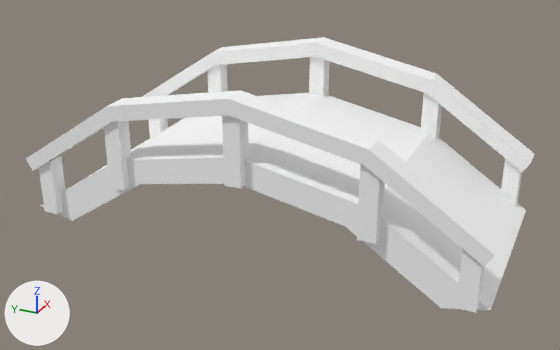
The glTF model assets/synty/simple_fantasy/models/SF_Bld_Elven_Bridge_01.glb: old version first, new version second.
Before and after are seen from a camera (50 mm lens) standing at (-0.0777, -0.0347, 0.0352) and looking at (-0.0015, -0.0004, -0.0029). Arrows for +X, +Y and +Z are at lower left; the lights stay in place.

Names of what the first picture shows: 'SF_Bld_Elven_Bridge_01'.
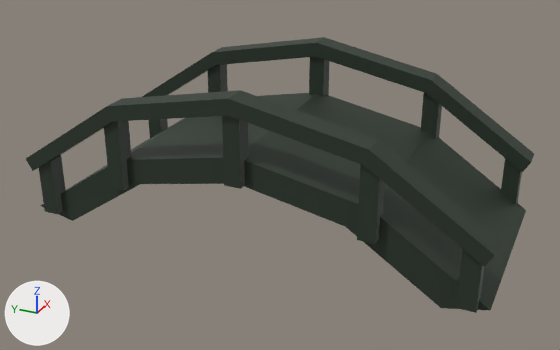
Where the change shows, as pixel boxes (x1, y1, x2, y2) in the pictures (560 x 350 px):
'SF_Bld_Elven_Bridge_01', surface changed (white to black)
    both: (26, 37, 534, 313)

Patch to the scene script:
```diff
--- a/assets/synty/simple_fantasy/models/SF_Bld_Elven_Bridge_01.glb.py
+++ b/assets/synty/simple_fantasy/models/SF_Bld_Elven_Bridge_01.glb.py
@@ img_undead_footman_01 @@
+img_undead_footman_01 = load_image('Undead_Footman_01', '_unpacked/Undead_Footman_01', 512, 512, 'sRGB')
@@ mat_lambert1 @@
 mat_lambert1 = principled_material('lambert1')
-mat_lambert1.base_color = (1.0, 1.0, 1.0)  # white #ffffff
+mat_lambert1.texture = img_undead_footman_01
 mat_lambert1.roughness = 0.553
```
